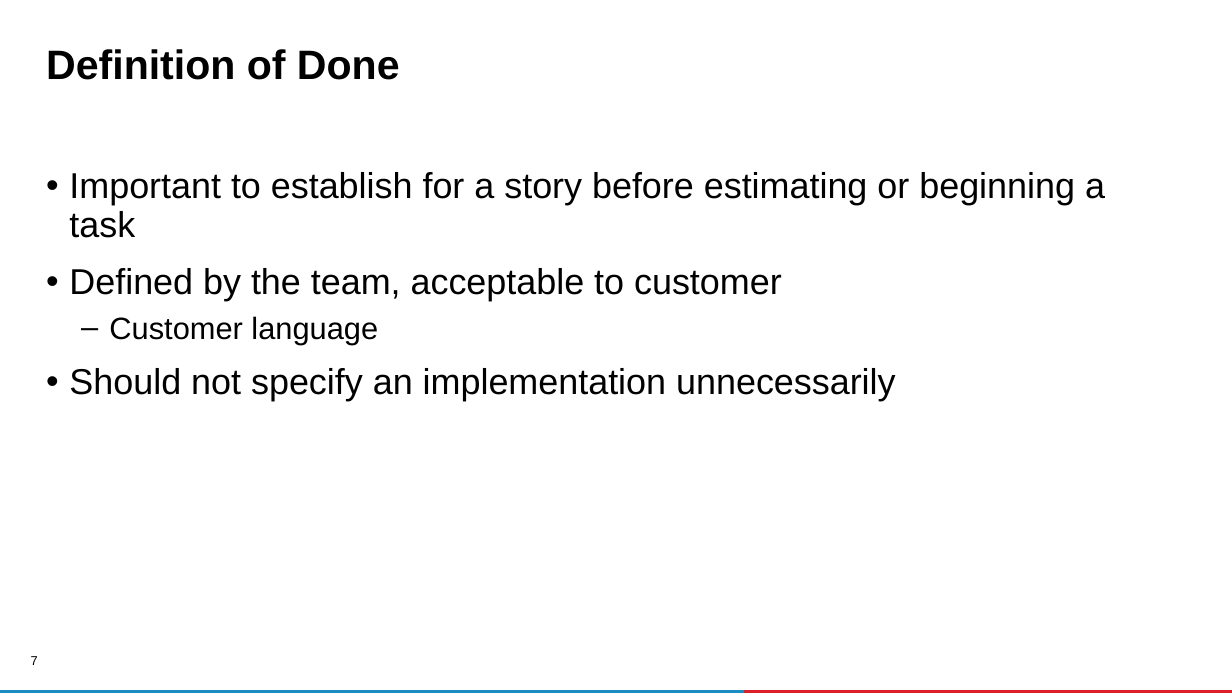
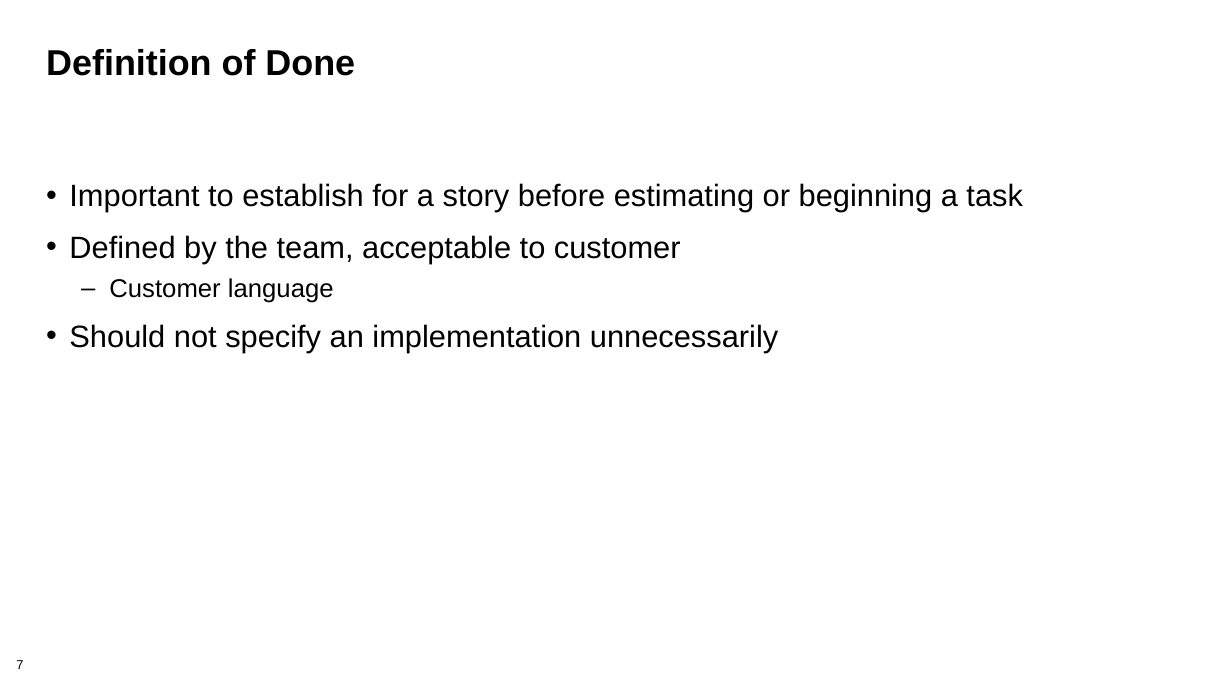
Before and after one commit to bssw-tutorial/presentations, a slide deck: slide 7 of agile-redux.pptx. Drawn at 1232x693 pixels with LibreOffice and Linux fonts; fonts in the diff are those of the drawing; background and template pictures are left out. Boxes give left, top, right and bottom in pixels: in the first picture for what was removed or moved away, otherwise in the second. Text is boxed around its words. In the diff, an @@ line names an element or a change of style, - is before the commit and + after.

```diff
--- a/agile-redux.pptx
+++ b/agile-redux.pptx
@@ title "Definition of Done" at [46,49,355,76]: size 32 to 28 pt @@
@@ text "Important to establish for a ...": place and size @@
-text "Important to establish for a ..." at [69,172,1105,401]
+text "Important to establish for a ..." at [69,183,1022,352]
@@ text "Important to establish for a ..." at [69,183,1022,352]: size 28 to 24 pt in "Important to establish for a story before ...", "Defined by the team, acceptable to customer", "Should not specify an implementation unnecessarily"; size 24 to 20 pt in "Customer language" @@
@@ page number at [16,660,23,669]: alignment right to left @@
@@ rectangle removed at [0,690,744,693] @@
@@ rectangle removed at [744,690,1232,693] @@
```
Also in this commit, not shown: 11 other slides changed, 11 other files.
